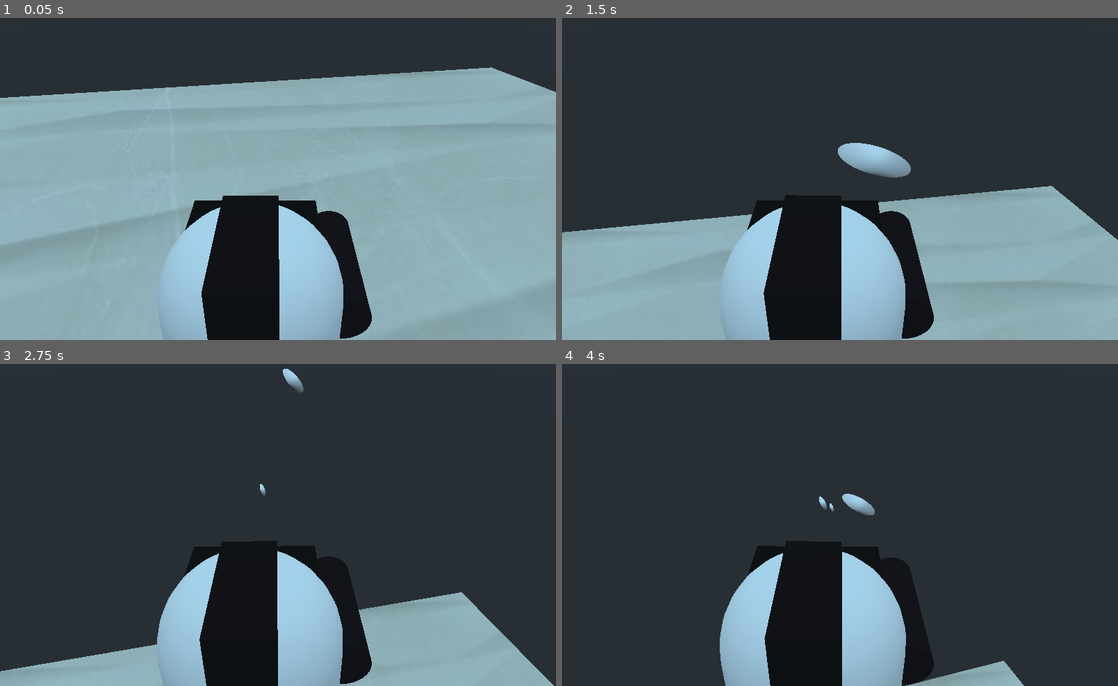
Above: before the commit, frames 1-4 (two rows, left to right).
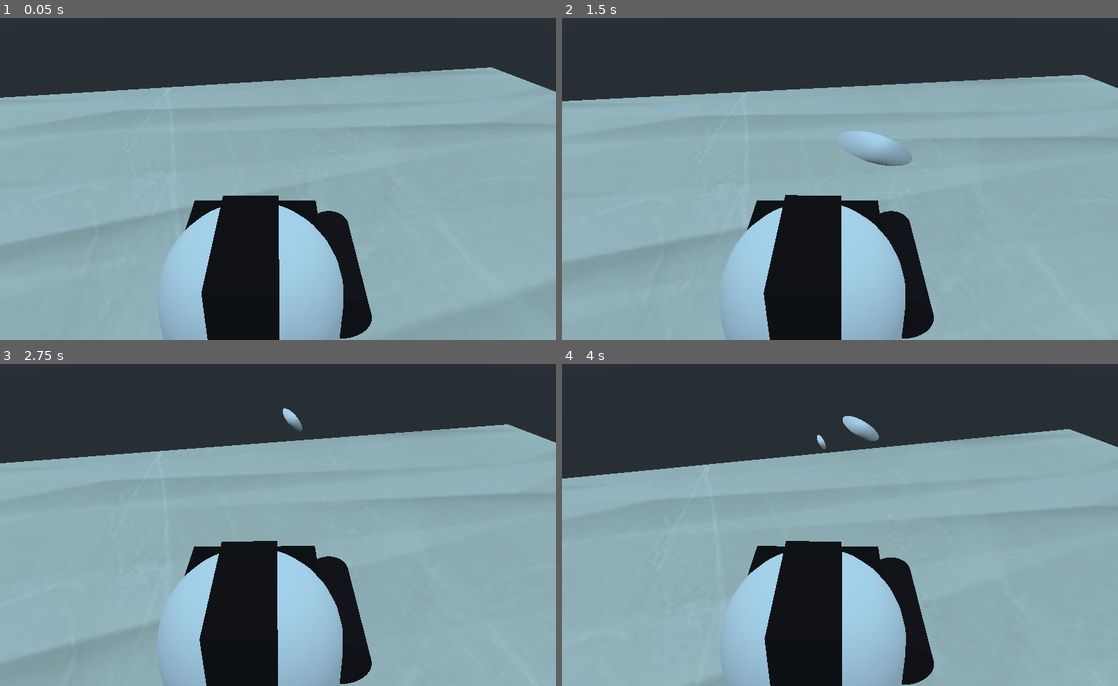
Above: after the commit, the same moments.

Repository: MrPeanutbutter434/Laser-Game-FPS
Game: Godot game, scene res://Scenes/Landing.tscn
Two runs of this game, one before a commit and one after it. Both use one fixed random seed, a clock stepped at 60 frames per second and the inputs below.
Inputs (mouse positions are in pixels of both pictures, inside the frame that each line leads up to):
- Up to frame 1 (0.05 s): no input
- Up to frame 2 (1.5 s): tap Enter at 0.5 s; move the mouse to (867, 175) at 0.52 s; hold Up (move_forward) from 0.53 s (still down); click (867, 175) at 0.6 s; tap Space (jump) at 0.77 s; move the mouse to (812, 179) at 1.27 s; click (812, 179) at 1.35 s
- Up to frame 3 (2.75 s): keep holding Up (move_forward); tap Space (jump) at 1.52 s; move the mouse to (289, 518) at 2.02 s; click (289, 518) at 2.1 s
- Up to frame 4 (4 s): keep holding Up (move_forward); move the mouse to (834, 528) at 2.77 s; click (834, 528) at 2.85 s; tap Space (jump) at 3.02, 3.77 s; move the mouse to (878, 528) at 3.52 s; click (878, 528) at 3.6 s

The runs differ from the first frame. In frame 1, less than 0.1% of the frame differs, in the area x 0-100%, y 15-25%; in frame 2, 38%; in frame 3, 51%; in frame 4, 57%, in the area x 0-100%, y 16-100%.

Commit message:
Added type safety and normalized motion

Diff:
--- a/Scenes/Scripts/Player.gd
+++ b/Scenes/Scripts/Player.gd
@@ -3,18 +3,18 @@
 
 onready var Bullet = preload("res://Scenes/Players/Bullet.tscn")
 
-const JUMP_SPEED = 18
-const GRAVITY = -24
+const JUMP_SPEED:int = 18
+const GRAVITY:int = -24
 
 var motion = Vector3()
-var MOUSE_SENSITIVITY = 0.05
+var MOUSE_SENSITIVITY: float = 0.05
 var rotation_helper
 
 func _ready():
 	rotation_helper = $RotationHelper
 	Input.set_mouse_mode(Input.MOUSE_MODE_CAPTURED)
 
-func _process(delta):
+func _process(delta: float)-> void:
 	move(delta)
 	shoot()
 	toggle_mouse_mode()
@@ -31,21 +31,21 @@
 
 func move(delta):
 	if Input.is_action_pressed("move_left"):
-		motion.x = -1
+		motion.x += -1
 	elif Input.is_action_pressed("move_right"):
-		motion.x = 1
+		motion.x += 1
 	else:
 		motion.x = 0
 
 	if Input.is_action_pressed("move_forward"):
-		motion.z = -1
+		motion.z += -1
 	elif Input.is_action_pressed("move_backwards"):
-		motion.z = 1
+		motion.z += 1
 	else:
 		motion.z = 0
 
 	motion.y += delta*GRAVITY
-	move_and_slide(motion, Vector3.UP)
+	move_and_slide(motion.normalized(), Vector3.UP)
 
 
 func jump():
